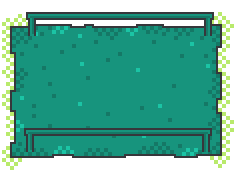
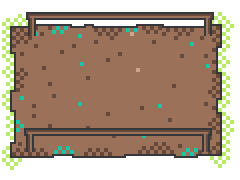
Layers edited between the first and the second 240 x 180 image:
painted on "Layer 8" over [26, 130, 210, 152]
painted on "Layer 7" over [28, 14, 212, 36]
painted on "Layer 4" over [12, 24, 220, 156]
